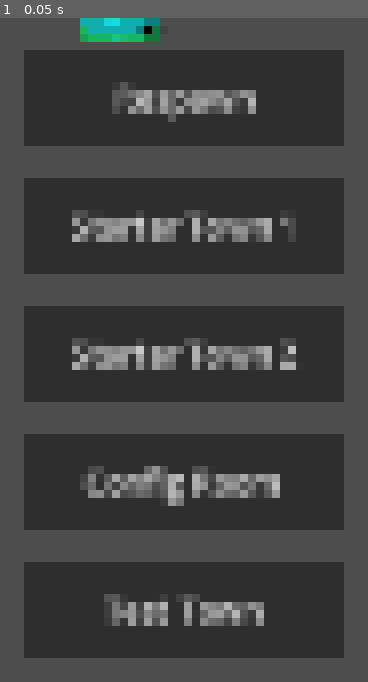
Above: before the commit, frame 1.
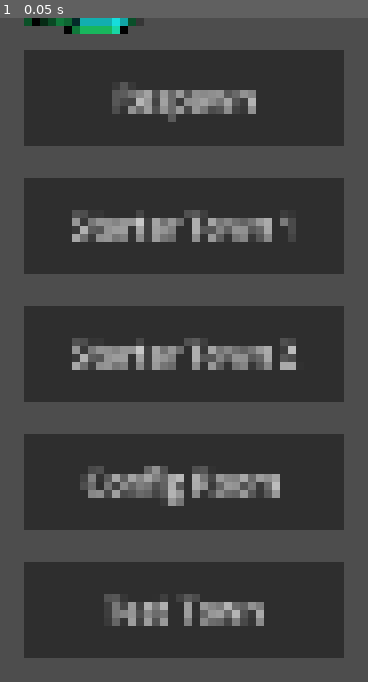
Above: after the commit, the same moment.

Repository: uplord/game-uplord
Game: Godot game, scene res://Entities/RemotePlayer/RemotePlayer.tscn
Two runs of this game, one before a commit and one after it. Both use one fixed random seed, a clock stepped at 60 frames per second and the inputs below. This scene is started directly instead of the project's main scene.
Inputs:
- Up to frame 1 (0.05 s): no input

The runs differ from the first frame. In frame 1, 0.9% of the frame differs, in the area x 6-44%, y 0-4%.
Error in both runs: Invalid call. Nonexistent function 'setup' in base 'Nil'. (res://Utilities/Game/GameManager/GameManager.gd:13)

Commit message:
fix: remote

Diff:
--- a/Entities/Player/Player.gd
+++ b/Entities/Player/Player.gd
@@ -45,14 +45,13 @@
 		velocity = dir * speed
 		move_and_slide()
 
-		# ✅ only flip when actually moving
-		if abs(velocity.x) > 5:
-			body.scale.x = 1 if velocity.x < 0 else -1
+		var facing = -1 if velocity.x < 0 else 1
+		body.scale.x = facing
 
 		ServerManager.send_to_server({
 			"type": "c_move_player",
 			"position": global_position,
-			"direction": body.scale.x,
+			"direction": facing,
 			"stage": SceneManager.current_stage,
 			"scene": SceneManager.current_scene,
 			"instance": SceneManager.current_instance,
@@ -111,7 +110,7 @@
 
 func set_facing(direction: Vector2):
 	if abs(direction.x) > 0.1:
-		body.scale.x = 1 if direction.x < 0 else -1
+		body.scale.x = -1 if direction.x < 0 else 1
 
 
 func set_movement_enabled(enabled: bool):
--- a/Entities/RemotePlayer/RemotePlayer.gd
+++ b/Entities/RemotePlayer/RemotePlayer.gd
@@ -9,6 +9,8 @@
 func _physics_process(_delta):
 	z_index = int(global_position.y)
 
-func set_facing(direction: Vector2):
-	if abs(direction.x) > 0.1:
-		body.scale.x = 1 if direction.x < 0 else -1
+func set_direction(dir: int):
+	if body == null:
+		body = $Model/Body
+
+	body.scale.x = dir
--- a/Utilities/Game/ServerManager/ServerManager.gd
+++ b/Utilities/Game/ServerManager/ServerManager.gd
@@ -282,7 +282,7 @@
 
 			instance_population[key].append(client_id)
 
-			print("STAGE: ", stage, "-", instance, " : SCENE: ", scene)
+			# print("STAGE: ", stage, "-", instance, " : SCENE: ", scene)
 
 			var spawn_position = get_spawn_position(client_id, stage, scene, instance)
 
@@ -330,13 +330,6 @@
 				"instance_count": instance_population[key].size()
 			}
 
-			# 🔥 broadcast movement immediately
-			send_to_client(client_id, {
-				"type": "s_move_player",
-				"client_id": client_id,
-				"position": data.position
-			})
-
 			_broadcast_remote_snapshot()
 
 
@@ -361,7 +354,7 @@
 
 			instance_population[key].append(client_id)
 
-			print("STAGE: ", target_stage, "-", instance, " : SCENE: ", target_scene)
+			# print("STAGE: ", target_stage, "-", instance, " : SCENE: ", target_scene)
 
 			var position = SceneManager.resolve_teleport_position(
 				target_stage,
@@ -475,9 +468,6 @@
 		"s_remote_players":
 			SceneManager.spawn_remote_players(data.remote_players)
 
-		"s_move_player":
-			SceneManager.move_remote_players(data)
-
 		"s_teleport_player":
 			GameManager.update_ui()
 
--- a/Utilities/World/SceneManager/SceneManager.gd
+++ b/Utilities/World/SceneManager/SceneManager.gd
@@ -116,10 +116,8 @@
 	)
 
 	if same_location:
-		print(111)
 		ServerManager.send_to_server({ "type": "c_spawn_player" })
 	else:
-		print(3333)
 		spawn_requested = false
 		current_stage = default_stage
 		current_scene = default_scene
@@ -146,7 +144,6 @@
 	player.set_facing(exit_direction)
 	player.unlock_teleport()
 
-	# print('apply_teleport UI')
 	GameManager.update_ui()
 
 func teleport_player(target_stage: String, target_scene: String, target_teleport: String, exit_direction := Vector2.RIGHT):
@@ -214,10 +211,6 @@
 	return Vector2.ZERO
 
 
-func move_remote_players(data: Dictionary):
-	print("move_remote_players")
-
-
 func spawn_remote_players(data: Dictionary):
 	last_remote_snapshot = data
 	var parent = selected_stage.get_node_or_null("RemotePlayers")
@@ -253,6 +246,7 @@
 		var remote_player = remote_player_scene.instantiate()
 		remote_player.name = "RemotePlayer_%d" % client_id
 		remote_player.global_position = p.position
+		remote_player.set_direction(p.direction)
 		parent.add_child(remote_player)
 
 	GameManager.update_ui()
Binary file changed: Entities/Items/Classes/Temp/Art/armour.png
